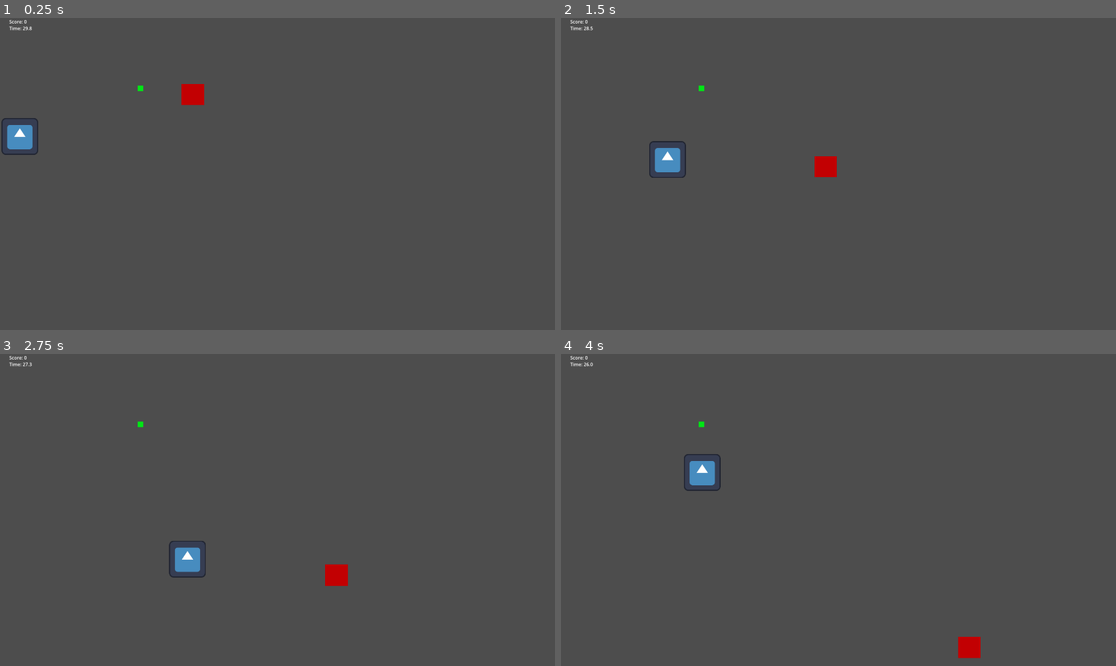
Above: before the commit, frames 1-4 (two rows, left to right).
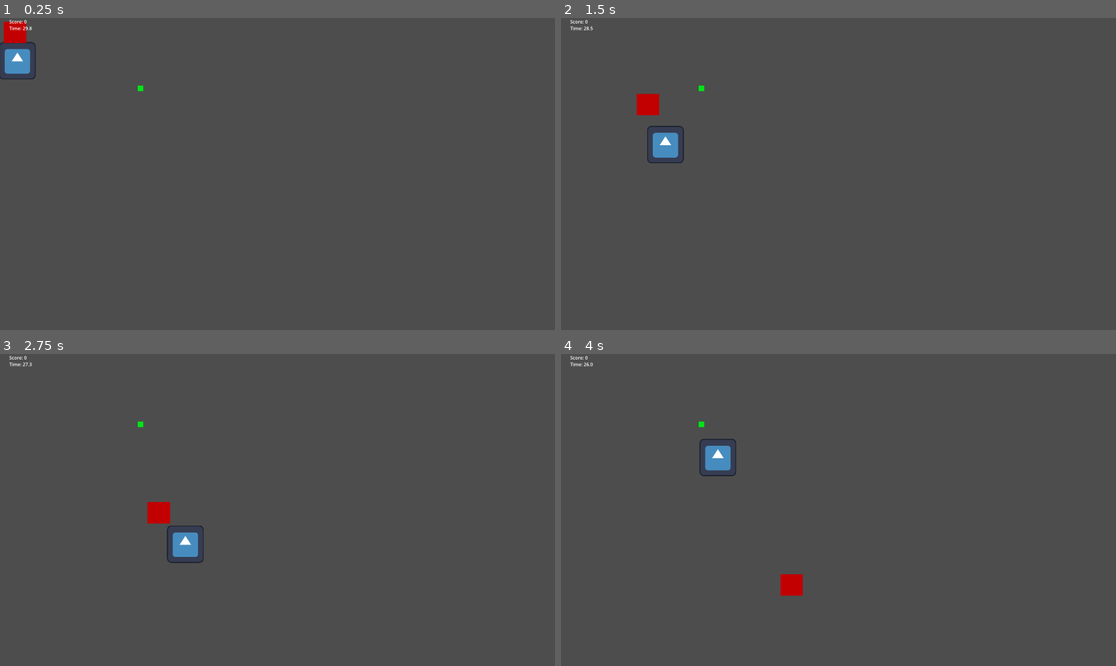
Above: after the commit, the same moments.

Repository: dtrvanwilder/needle-project
Game: Godot game, scene res://world.tscn
Two runs of this game, one before a commit and one after it. Both use one fixed random seed, a clock stepped at 60 frames per second and the inputs below. The engine's default icon, where the game draws it, is replaced by a stand-in: a white triangle on a blue panel in a dark square.
Inputs:
- Up to frame 1 (0.25 s): no input
- Up to frame 2 (1.5 s): hold Right (ui_right) 0.53-1.28 s; hold R 0.53-1.28 s; hold Down (ui_down) from 1.28 s (still down); tap R at 1.35 s
- Up to frame 3 (2.75 s): release Down (ui_down) at 2.03 s; hold Right (ui_right) from 2.03 s (still down); hold R from 2.03 s (still down)
- Up to frame 4 (4 s): release Right (ui_right) at 2.78 s; release R at 2.78 s; hold Up (ui_up) 2.78-3.53 s; tap R at 2.85 s; hold Left (ui_left) from 3.53 s (still down); hold R from 3.53 s (still down)

The runs differ from the first frame. In frame 1, 1.5% of the frame differs, in the area x 0-37%, y 1-44%; in frame 2, 1.2%; in frame 3, 1.2%; in frame 4, 1.3%.

Commit message:
fix: calibrate centered player clamp variables to 1858x1020 viewport bounds

Diff:
--- a/player.gd
+++ b/player.gd
@@ -1,8 +1,27 @@
 extends CharacterBody2D
 
-@export var speed = 400 # '@export' lets you change speed in the Inspector!
+@export var speed = 400
+
+# Set your exact screen dimension limits (Adjust these to match your project window size!)
+var min_x = 60
+var max_x = 1858
+var min_y = 60
+var max_y = 1020
 
 func _physics_process(_delta):
+	# The Game Over guard we built yesterday
+	if get_parent().is_game_over:
+		velocity = Vector2.ZERO
+		return
+
+	# Gather movement inputs
 	var direction = Input.get_vector("ui_left", "ui_right", "ui_up", "ui_down")
 	velocity = direction * speed
 	move_and_slide()
+
+
+
+	# THE CLAMP PROTOCOL:
+	# Forces the player's position to stay strictly between the min and max coordinates
+	global_position.x = clamp(global_position.x, min_x, max_x)
+	global_position.y = clamp(global_position.y, min_y, max_y)
--- a/project.godot
+++ b/project.godot
@@ -19,6 +19,7 @@
 
 window/size/viewport_width=1920
 window/size/viewport_height=1080
+window/size/mode=3
 
 [physics]
 
--- a/world.tscn
+++ b/world.tscn
@@ -23,24 +23,24 @@
 script = ExtResource("1_fj7yv")
 
 [node name="CollisionShape2D" type="CollisionShape2D" parent="Player" unique_id=1671463374]
-position = Vector2(69, 410)
 shape = SubResource("RectangleShape2D_aqk2v")
 
-[node name="Sprite2D" type="Sprite2D" parent="Player/CollisionShape2D" unique_id=823420898]
+[node name="Sprite2D" type="Sprite2D" parent="Player" unique_id=823420898]
+position = Vector2(0.16627455, -5.00679e-06)
+scale = Vector2(1.0025979, 1.0156249)
 texture = ExtResource("2_tlwt5")
 
 [node name="Wall" type="StaticBody2D" parent="." unique_id=2066378095]
 script = ExtResource("3_aqk2v")
 
 [node name="CollisionShape2D" type="CollisionShape2D" parent="Wall" unique_id=1315389622]
-position = Vector2(620, 214.5)
 shape = SubResource("RectangleShape2D_fj7yv")
 
-[node name="ColorRect" type="ColorRect" parent="Wall/CollisionShape2D" unique_id=2061233524]
-offset_left = -39.40625
-offset_top = -36.0
-offset_right = 39.0
-offset_bottom = 37.5
+[node name="ColorRect" type="ColorRect" parent="Wall" unique_id=2061233524]
+offset_left = -37.192245
+offset_top = -36.999996
+offset_right = 41.214005
+offset_bottom = 36.500004
 color = Color(0.7602371, 0, 0.0076991874, 1)
 
 [node name="Food" type="Area2D" parent="." unique_id=1609778237]
